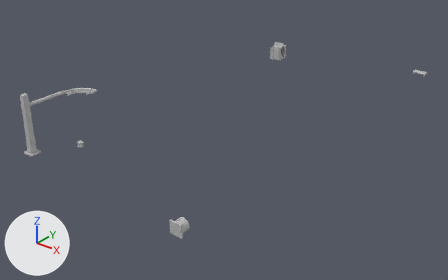
What one commit did to the FBX model Ritual Unity Project Folder/Assets/Meshes/Temple/ritualmachinesplaceholder.fbx.
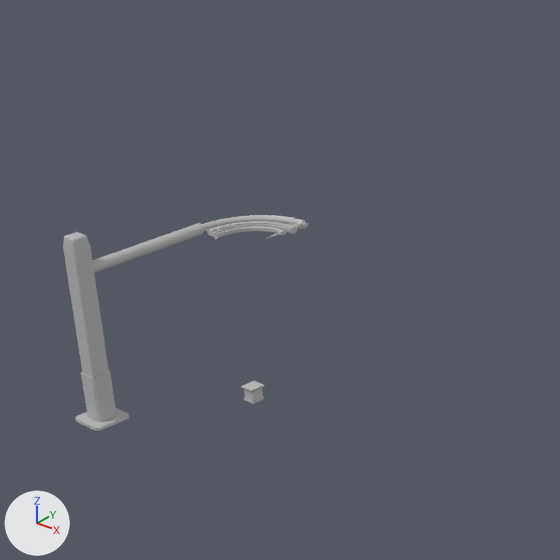
The first picture shows the older version from a 50 mm lens placed at (-9.2, -131.0, 75.8), pointed at (-106.5, -9.4, 0.4). The close-ups show both versions on the part from 0% to 40% of the width and 7% to 70% of the height of that picture; other places that the commit changed are outside them. The axes (+X, +Y, +Z) are drawn at lower left. The lights are the same throughout. Where no turn or scale is listed for an object, it has been applied to the vertices. Vertices at the same position are counted once.

The first close-up shows 'InscriberArmature', 'InscriberPedastal', 'MiddleInscriber', 'OuterInscriber'.
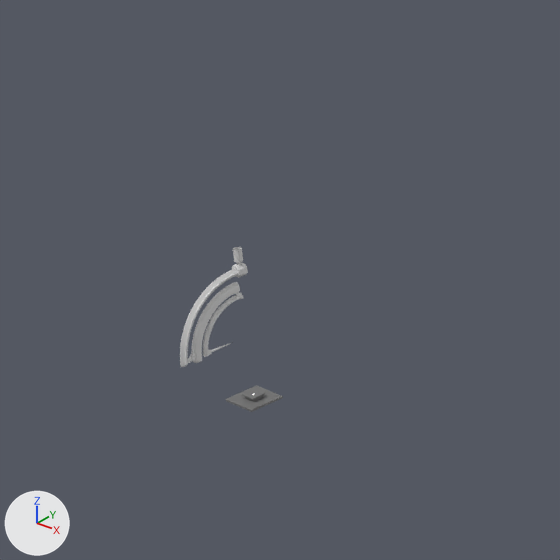
Boxes (x1, y1, x2, y2) around the edits, measured in the close-ups (560 x 560 px):
'InscriberArmature', deleted
    before: (63, 232, 129, 431)
'OuterInscriber', reshaped, moved, turned, rescaled
    before: (93, 215, 309, 273)
    after: (180, 262, 248, 367)
'MiddleInscriber', moved, turned, rescaled
    before: (207, 221, 297, 236)
    after: (190, 282, 240, 363)
'InscriberPedastal', reshaped (136% wider, 17% taller)
    before: (241, 381, 265, 404)
    after: (225, 385, 283, 412)
'InnerInscriber', moved, turned, rescaled
    before: (213, 226, 287, 239)
    after: (203, 293, 243, 357)
'ArmOne', added
    after: (233, 247, 243, 265)
part 1 of me_mesh_002, added
    after: (180, 268, 238, 367)
part 2 of me_mesh_002, added
    after: (232, 262, 248, 278)
part 3 of me_mesh_002, deleted
    before: (201, 215, 309, 232)
part 4 of me_mesh_002, deleted
    before: (93, 223, 204, 273)
part 5 of me_mesh, built on
    before: (242, 381, 265, 404)
    after: (225, 385, 283, 412)
part 6 of me_mesh, recoloured
    before: (241, 385, 264, 401)
    after: (242, 393, 265, 401)

The change, as a diff of the scene's bpy script:
```diff
--- a/Ritual Unity Project Folder/Assets/Meshes/Temple/ritualmachinesplaceholder.fbx.py
+++ b/Ritual Unity Project Folder/Assets/Meshes/Temple/ritualmachinesplaceholder.fbx.py
@@ mat_pedastalmat @@
+mat_pedastalmat = principled_material('PedastalMat')
+mat_pedastalmat.base_color = (0.167, 0.167, 0.167)  # grey #727272
+mat_pedastalmat.roughness = 0.553
@@ me_mesh_002 @@
 # used by ob_outerinscriber; parent = ob_inscriberarmature; location = (-79.83, 1215.0, -120.0); scale = (0.977, 0.977, 0.977)
-me_mesh_002.from_pydata(...)  # 491 vertices, 494 faces; spans x 0.0..1643.0, y -47.0..47.0, z -47.0..594.0
-me_mesh_002.materials.append(mat_phong1)  # grey #bcbcbc
+me_mesh_002.from_pydata(...)  # 476 vertices, 479 faces; spans x -46.0..594.0, y -643.0..42.0, z -46.0..46.0
+# me_mesh_002 part 1: a new loose piece of 392 vertices spanning x -26.0..594.0, y -643.0..-41.0, z -34.0..34.0, in mat_inscribermaterial (light grey #dbdbdb)
+# me_mesh_002 part 2: a new loose piece of 34 vertices spanning x -46.0..46.0, y -41.0..42.0, z -46.0..46.0, in mat_inscribermaterial (light grey #dbdbdb)
+# me_mesh_002 part 3: the loose piece of 392 vertices spanning x 1041.0..1643.0, y -34.0..34.0, z -26.0..594.0 is deleted
+# me_mesh_002 part 4: 49 vertices removed from x 0.0..1041.0, y -47.0..47.0, z -47.0..47.0
+me_mesh_002.materials.append(mat_inscribermaterial)  # light grey #dbdbdb
@@ me_mesh @@
-me_mesh.from_pydata(...)  # 28 vertices, 26 faces; spans x -0.644..0.644, y -0.644..0.644, z 0.0..1.222
+me_mesh.from_pydata(...)  # 36 vertices, 34 faces; spans x -1.59..1.59, y -1.59..1.59, z 0.0..0.51
+# me_mesh part 5
+# 8 vertices are removed from x -0.575..0.575, y -0.575..0.575, z 0.0..0.154
+# 13 faces are deleted
+# 12 vertices in x -0.644..0.644, y -0.644..0.644, z 1.0..1.222 move by (0.0, 0.0, -0.712)
+# 16 vertices are added at x -1.59..1.59, y -1.59..1.59, z 0.0..0.51
+# 1 new face joins them, mat_lightmaterial (white #ffffff)
+# 20 new faces join them, mat_pedastalmat (grey #727272)
+# me_mesh part 6: 13 faces spanning x -0.644..0.644, y -0.644..0.644, z 0.0..0.51 switch from mat_phong1 (grey #bcbcbc) to mat_pedastalmat (grey #727272)
+me_mesh.materials.append(mat_lightmaterial)  # white #ffffff
@@ ob_outerinscriber @@
 ob_outerinscriber = bpy.data.objects.new('OuterInscriber', me_mesh_002)
-ob_outerinscriber.parent = ob_inscriberarmature
-ob_outerinscriber.location = (-79.83, 1215.0, -120.0)
-ob_outerinscriber.scale = (0.977, 0.977, 0.977)
+ob_outerinscriber.parent = ob_inscriber
+ob_outerinscriber.location = (-4400.0, 1724.0, -12500.0)
+ob_outerinscriber.rotation_euler = (0.0, 0.0, -1.571)  # degrees (0, 0, -90)
@@ ob_middleinscriber @@
 ob_middleinscriber.parent = ob_outerinscriber
-ob_middleinscriber.location = (1515.0, 0.0, 561.9)
+ob_middleinscriber.location = (561.9, -515.9, -0.000461)
+ob_middleinscriber.rotation_euler = (-1.571, 0.0, -1.571)  # degrees (-90, 0, -90)
@@ ob_inscriberarmature @@
-ob_inscriberarmature = bpy.data.objects.new('InscriberArmature', me_mesh_001)
@@ ob_armone @@
+ob_armone = bpy.data.objects.new('ArmOne', me_mesh_001_1)  # 121 vertices, 120 faces; spans x -0.34..0.34, y -0.34..0.34, z 0.0..1.299; in mat_inscribermaterial (light grey #dbdbdb)
+ob_armone.location = (-125.0, -44.0, 17.7)
```
